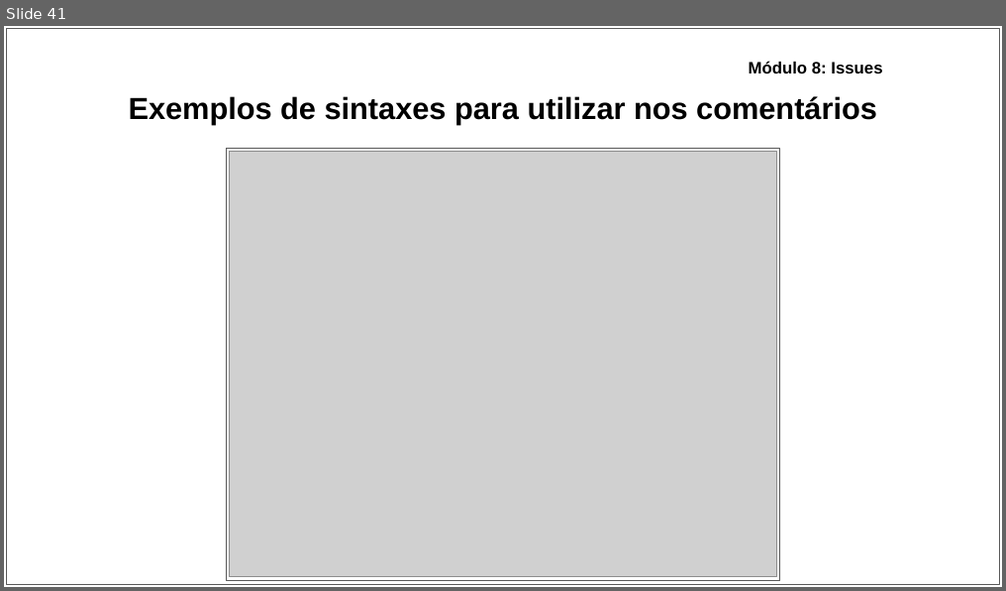
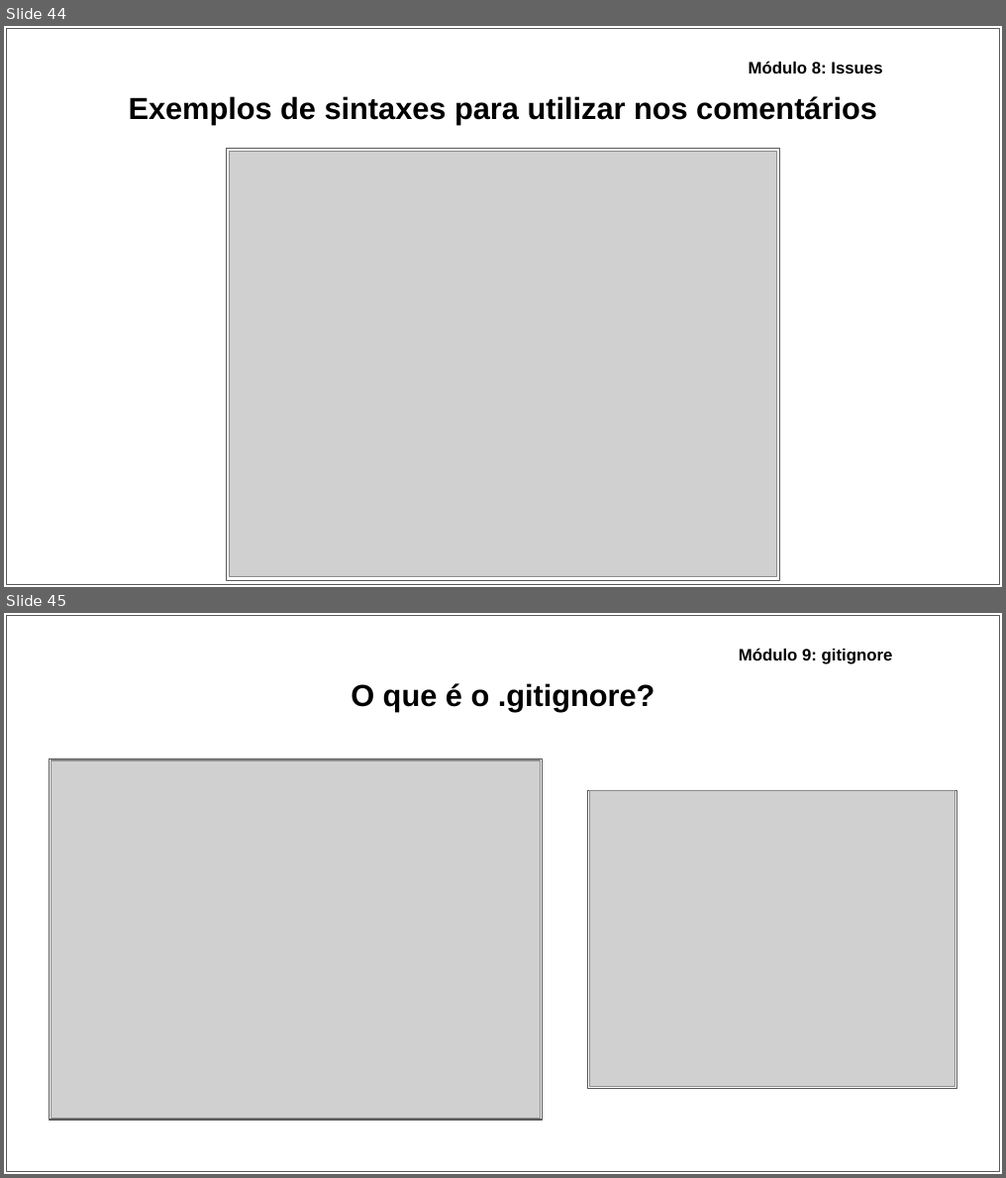
Before and after one commit to ryancunha13/Curso-Git-02, a slide deck: Materiais didáticos/Apresentação - Curso de Git_GitHub.pptx. Shown one above the other, each under a label of ours: slide 41 before the commit, slides 44 and 45 after it. The pictures are 1006x591 and 1006x1178 pixels, drawn with LibreOffice and Linux fonts; fonts in the diff are those of the drawing; grey boxes stand for pictures. Boxes give left, top, right and bottom in pixels: in the first picture for what was removed or moved away, otherwise in the second. Text is boxed around its words. In the diff, an @@ line names an element or a change of style, - is before the commit and + after.

```diff
--- a/Materiais didáticos/Apresentação - Curso de Git_GitHub.pptx
+++ b/Materiais didáticos/Apresentação - Curso de Git_GitHub.pptx
@@ slide 45 added at (x1=4, y1=613, x2=1002, y2=1174), background #FFFFFF @@
@@ rectangle added at (x1=6, y1=615, x2=1000, y2=1171), fill #FFFFFF, outline #595959 0.75 pt @@
@@ text added at (x1=739, y1=648, x2=893, y2=664), 12 pt, text #000000, bold @@
+Módulo 9: gitignore
@@ title added at (x1=350, y1=683, x2=655, y2=712), 22 pt, text #000000, bold @@
+O que é o .gitignore?
@@ rectangle added at (x1=49, y1=760, x2=542, y2=1120), fill #FFFFFF, outline #595959 0.75 pt @@
@@ picture added at (x1=52, y1=761, x2=541, y2=1119) @@
@@ rectangle added at (x1=588, y1=790, x2=957, y2=1088), fill #FFFFFF, outline #595959 0.75 pt @@
@@ picture added at (x1=590, y1=790, x2=955, y2=1086) @@
@@ what was slide 41 is now slide 44 @@
```
Also in this commit, not shown: 2 slides changed, 6 other slides added, 3 other files.
